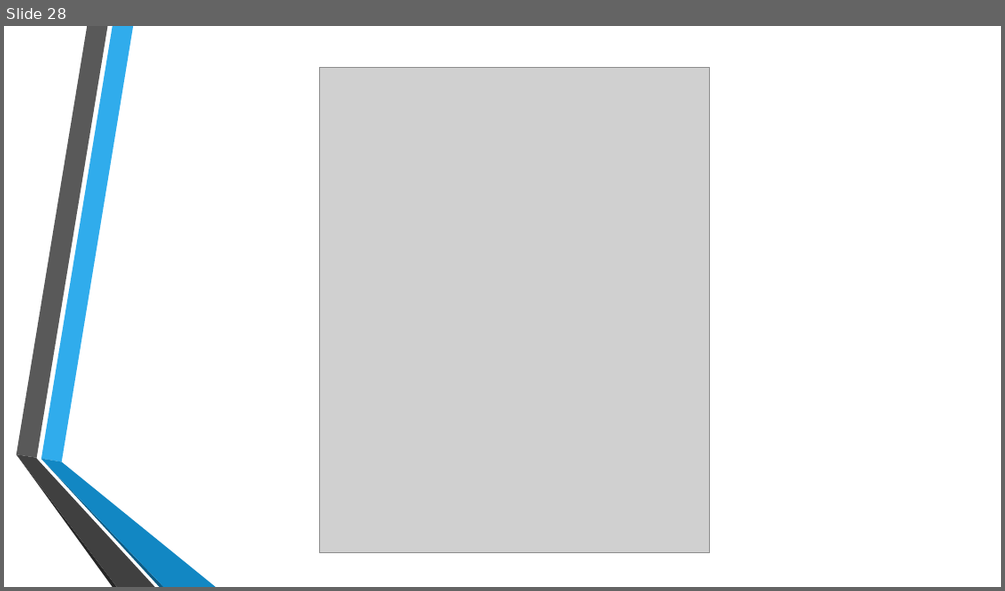
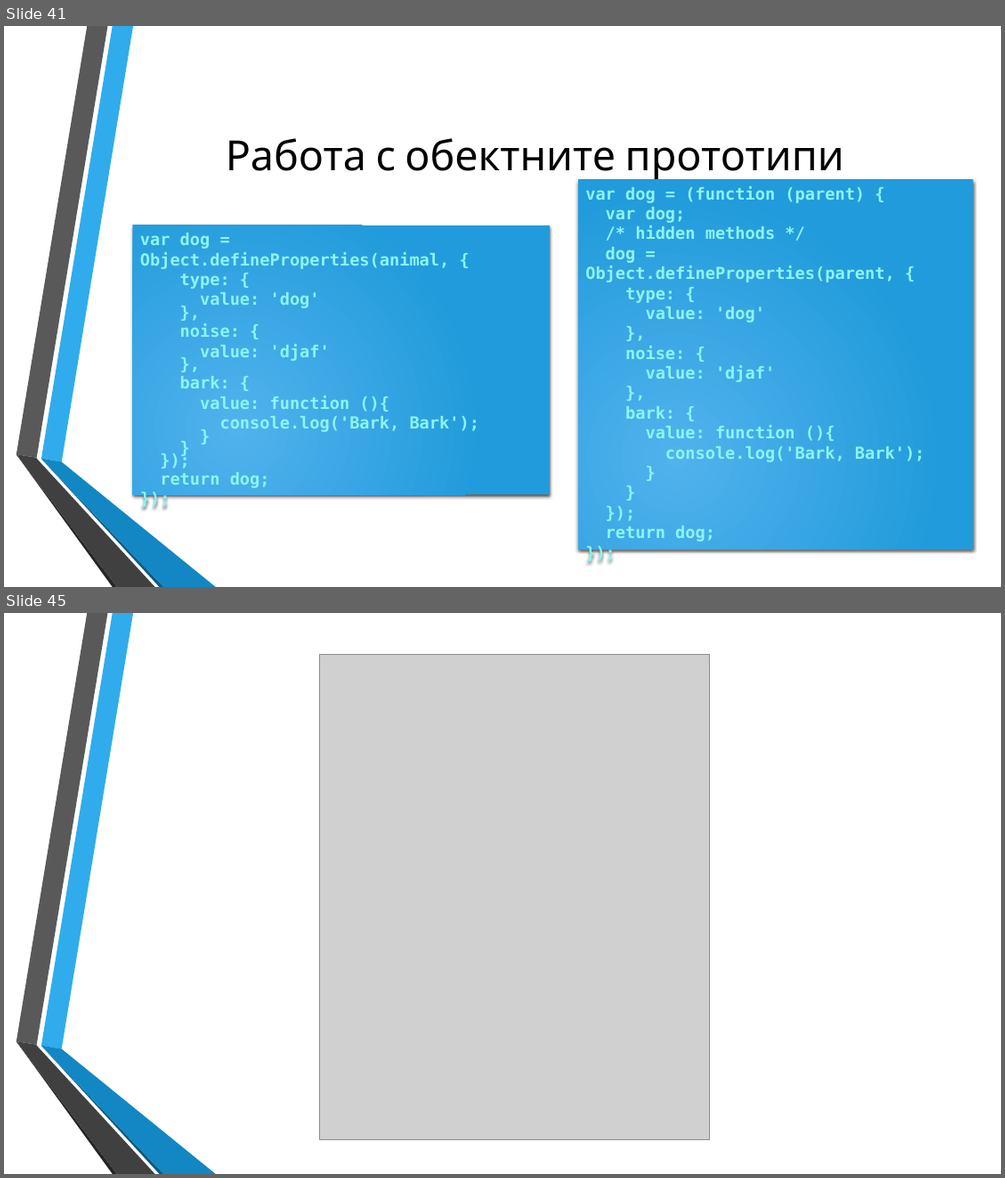
Before and after one commit to dnmitev/IT-Academy, a slide deck: JS Fundamentals/8.OOP/JS-OOP.pptx. Shown one above the other, each under a label of ours: slide 28 before the commit, slides 41 and 45 after it; the slides between them are not shown. The pictures are 1005x591 and 1005x1178 pixels, drawn with LibreOffice and Linux fonts; fonts in the diff are those of the drawing; grey boxes stand for pictures; background and template pictures are left out. Boxes give left, top, right and bottom in pixels: in the first picture for what was removed or moved away, otherwise in the second. Text is boxed around its words. In the diff, an @@ line names an element or a change of style, - is before the commit and + after.

```diff
--- a/JS Fundamentals/8.OOP/JS-OOP.pptx
+++ b/JS Fundamentals/8.OOP/JS-OOP.pptx
@@ slide 41 added at [4,26,1001,587], background picture (left out); not listed: 6 template elements that a slide beside it also shows @@
@@ title added at [226,138,844,181], 40 pt, text #000000 @@
+Работа с обектните прототипи
@@ rectangle added at [578,179,973,549], fill gradient #51B3ED to #219CDB, 16 pt, text #8CF4F2, bold @@
+var dog = (function (parent) {
+var dog;
+/* hidden methods */
+dog = Object.defineProperties(parent, {
+type: {
+value: 'dog'
+},
+noise: {
+value: 'djaf'
+},
+bark: {
+value: function (){
+console.log('Bark, Bark');
+}
+}
+});
+return dog;
+});
@@ rectangle added at [133,225,550,495], fill gradient #51B3ED to #219CDB, 16 pt, text #8CF4F2, bold @@
+var dog = Object.defineProperties(animal, {
+type: {
+value: 'dog'
+},
+noise: {
+value: 'djaf'
+},
+bark: {
+value: function (){
+console.log('Bark, Bark');
+}
+}
+});
+return dog;
+});
@@ what was slide 28 is now slide 45 @@
```
Also in this commit, not shown: 3 slides changed, 16 other slides added, 7 other files.
